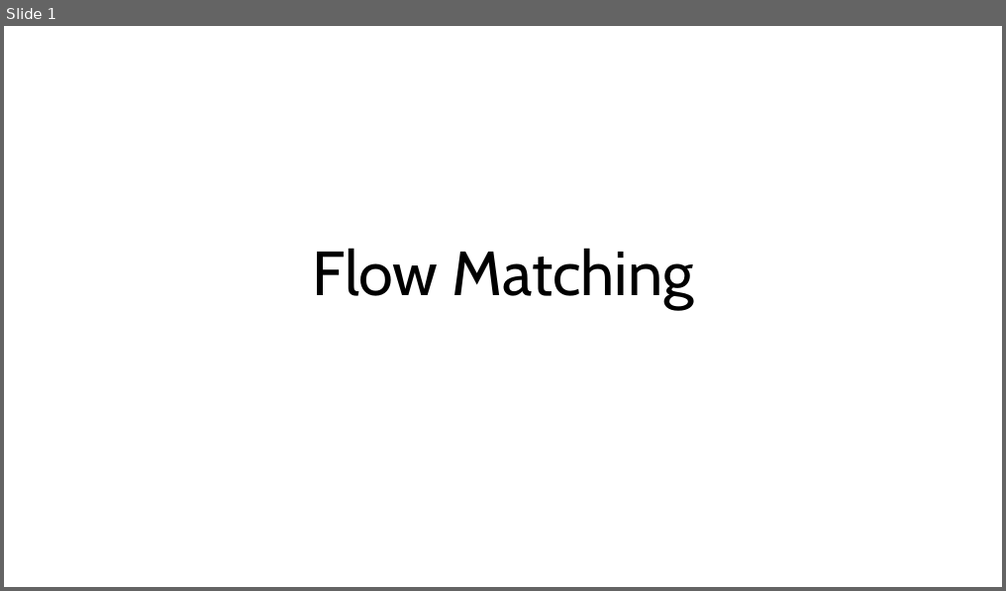
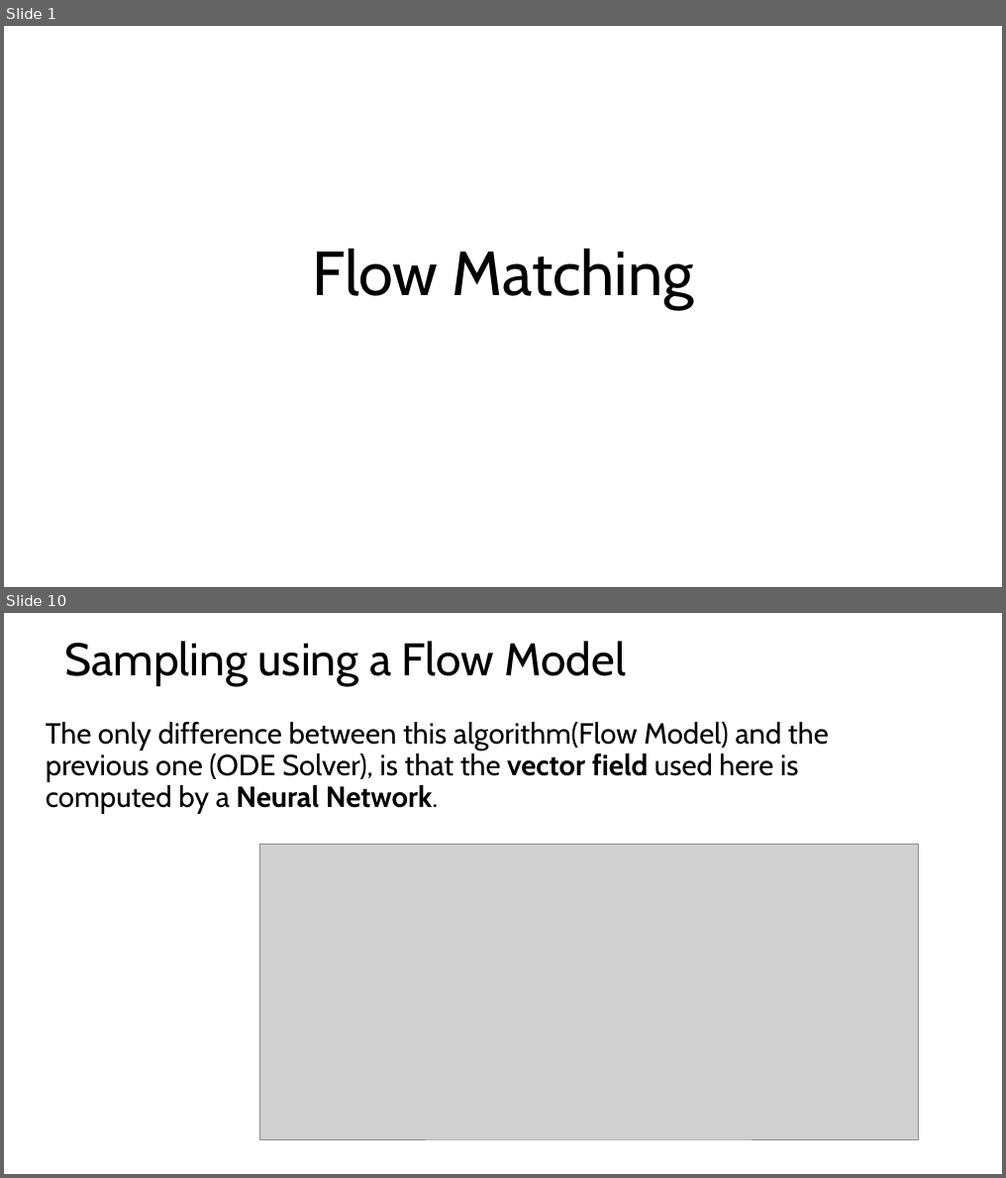
Before and after one commit to SOKOUDJOU-LEOPOLD/Learning-Flow-Matching, a slide deck: Flow Matching.pptx. Shown one above the other, each under a label of ours: slide 1 before the commit, slides 1 and 10 after it; the slides between them are not shown. The pictures are 1006x591 and 1006x1178 pixels, drawn with LibreOffice and Linux fonts; fonts in the diff are those of the drawing; grey boxes stand for pictures. Boxes give left, top, right and bottom in pixels: in the first picture for what was removed or moved away, otherwise in the second. Text is boxed around its words. In the diff, an @@ line names an element or a change of style, - is before the commit and + after.

```diff
--- a/Flow Matching.pptx
+++ b/Flow Matching.pptx
@@ slide 10 added at [4, 613, 1002, 1174], background #FFFFFF @@
@@ title added at [64, 641, 627, 686], 44 pt, text #000000 @@
+Sampling using a Flow Model
@@ text added at [46, 722, 829, 814], 28 pt, text #000000 @@
+The only difference between this algorithm(Flow Model) and the previous one (ODE Solver), is that the vector field used here is computed by a Neural Network.
@@ picture added at [260, 845, 918, 1140] @@
```
Also in this commit, not shown: 1 slide changed, 34 other slides added, 3 other files.
